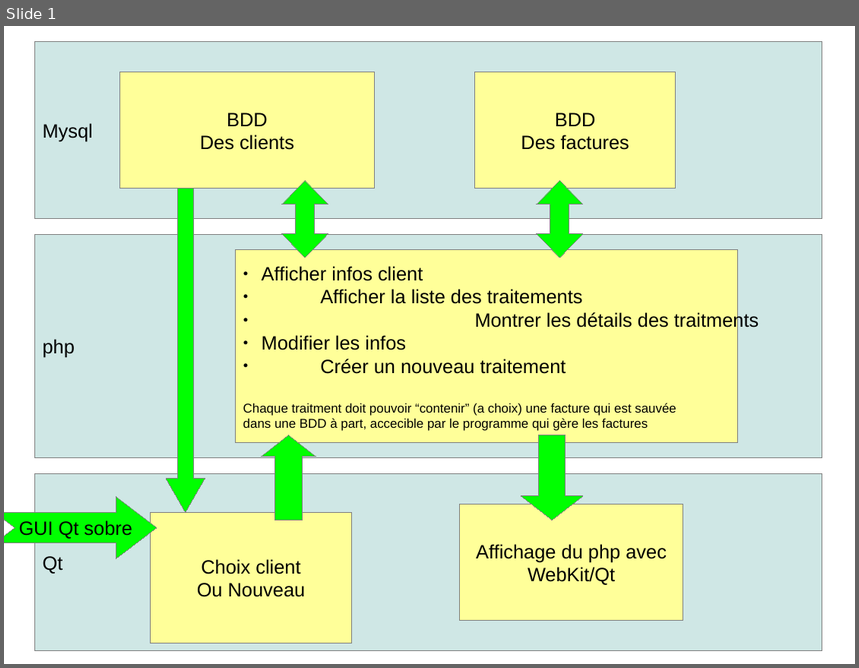
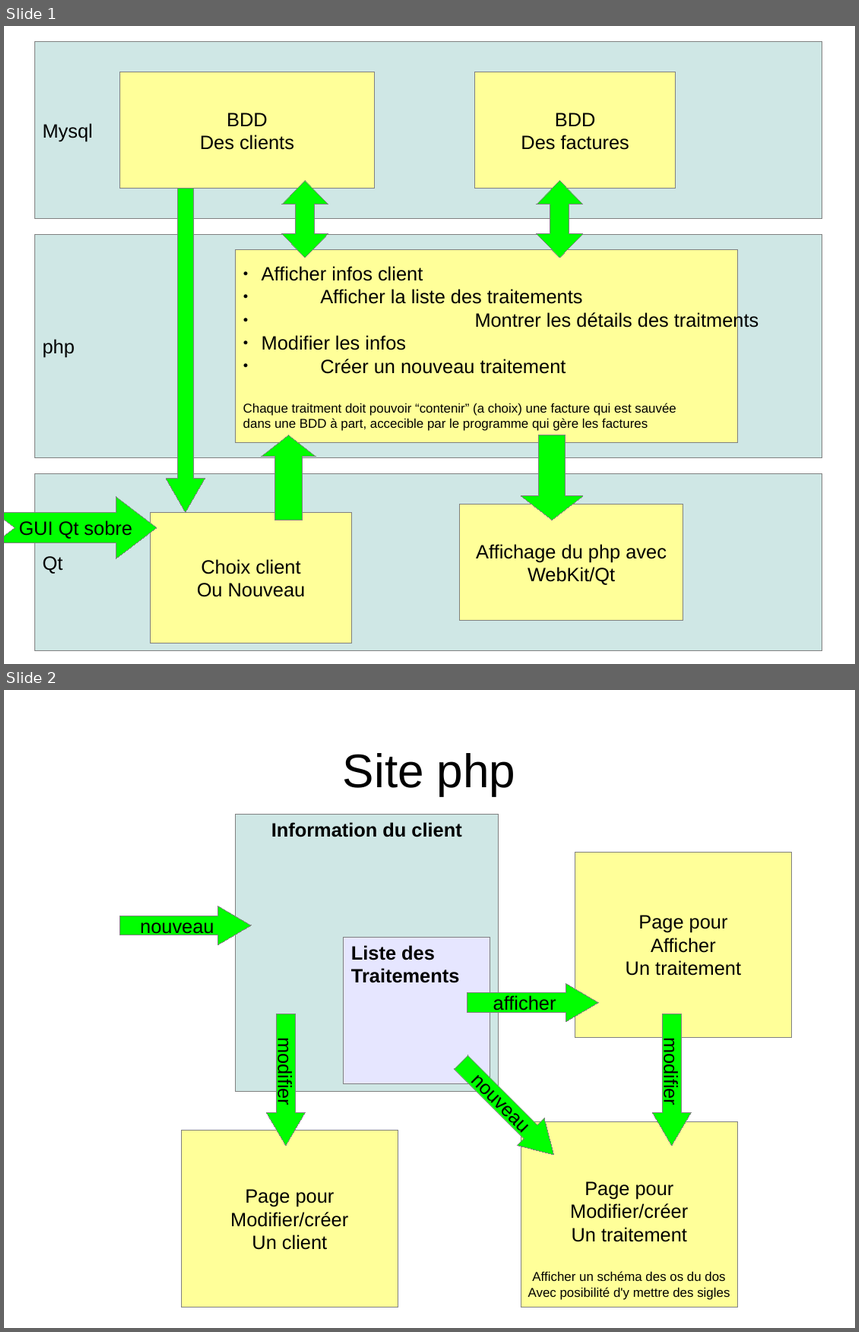
Before and after one commit to iMhack/ChersClients, a slide deck: idee.odp. Shown one above the other, each under a label of ours: slide 1 before the commit, slides 1 and 2 after it. The pictures are 859x668 and 859x1332 pixels, drawn with LibreOffice and Linux fonts; fonts in the diff are those of the drawing. Boxes give left, top, right and bottom in pixels: in the first picture for what was removed or moved away, otherwise in the second. Text is boxed around its words. In the diff, an @@ line names an element or a change of style, - is before the commit and + after.

Commit message:
schéma du site php

```diff
--- a/idee.odp
+++ b/idee.odp
@@ slide 2 added at bbox=[4, 690, 855, 1328], background #FFFFFF @@
@@ title added at bbox=[343, 753, 516, 796], 44 pt, text #000000 @@
+Site php
@@ rectangle added at bbox=[236, 815, 498, 1091], fill #CFE7E5, outline #808080 0 pt, 18 pt, text #000000, bold @@
+Information du client
@@ rectangle added at bbox=[576, 852, 792, 1037], fill #FFFF99, outline #808080 0 pt, 18 pt, text #000000 @@
+Page pour
+Afficher
+Un traitement
@@ right arrow added at bbox=[120, 907, 251, 945], fill #00FF00, outline #808080 0 pt, 18 pt, text #000000 @@
+nouveau
@@ rectangle added at bbox=[344, 937, 490, 1084], fill #E6E6FF, outline #808080 0 pt, 18 pt, text #000000, bold @@
+Liste des
+Traitements
@@ right arrow added at bbox=[468, 983, 599, 1022], fill #00FF00, outline #808080 0 pt, 18 pt, text #000000 @@
+afficher
@@ right arrow added at bbox=[267, 1015, 305, 1146], fill #00FF00, outline #808080 0 pt, 18 pt, text #000000 @@
+modifier
@@ right arrow added at bbox=[653, 1015, 692, 1146], fill #00FF00, outline #808080 0 pt, 18 pt, text #000000 @@
+modifier
@@ right arrow added at bbox=[448, 1049, 568, 1169], fill #00FF00, outline #808080 0 pt, 18 pt, text #000000 @@
+nouveau
@@ rectangle added at bbox=[522, 1122, 738, 1308], fill #FFFF99, outline #808080 0 pt, 12 pt, text #000000 @@
+Page pour
+Modifier/créer
+Un traitement
+Afficher un schéma des os du dos
+Avec posibilité d'y mettre des sigles
@@ rectangle added at bbox=[182, 1130, 398, 1308], fill #FFFF99, outline #808080 0 pt, 18 pt, text #000000 @@
+Page pour
+Modifier/créer
+Un client
```
